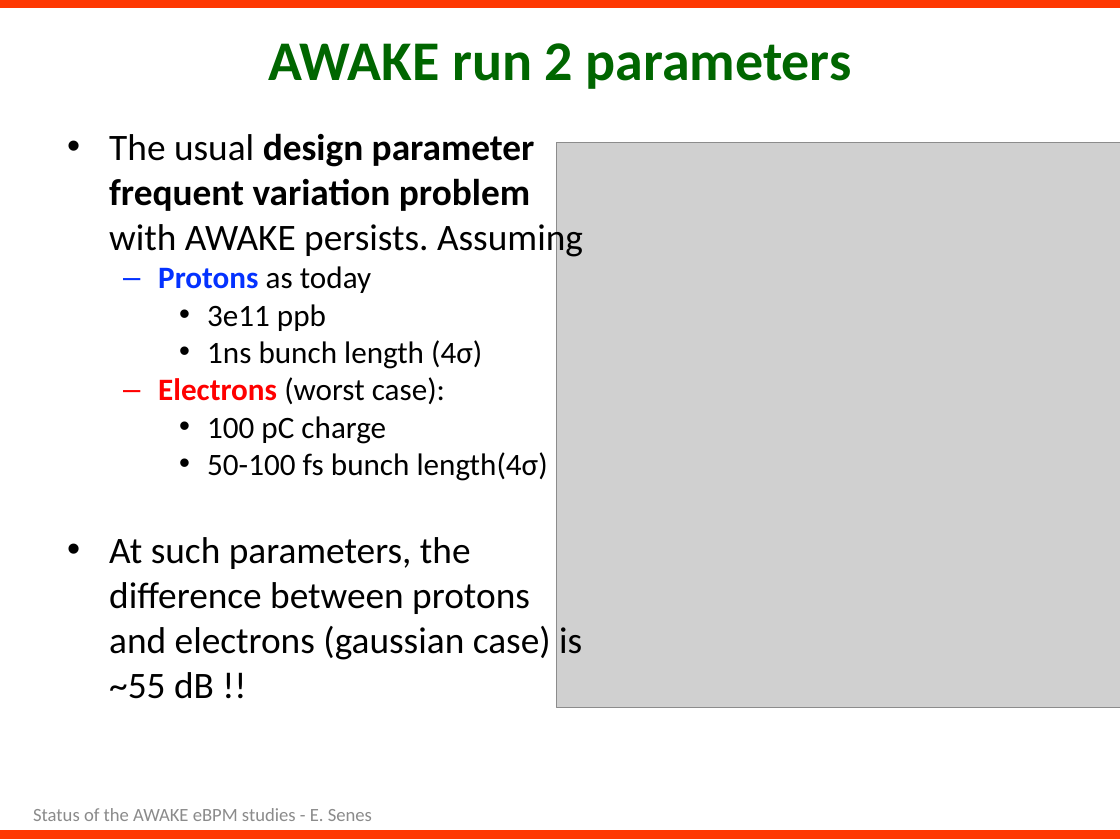
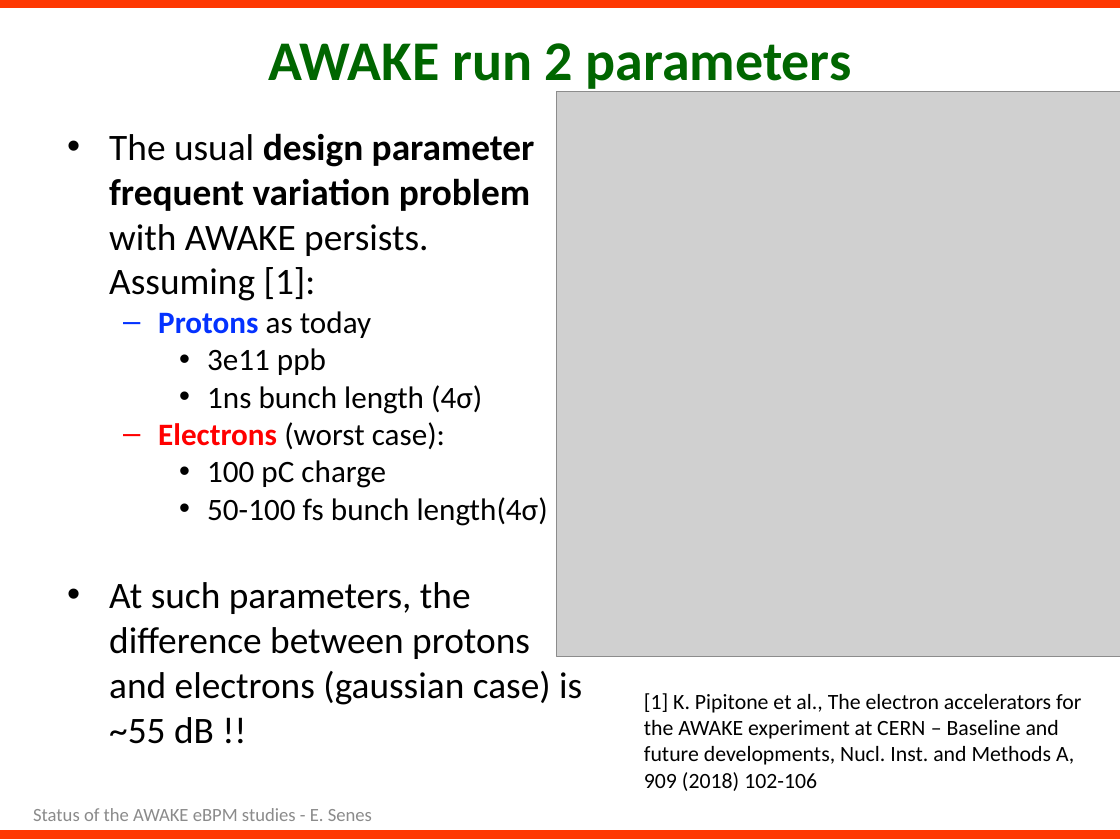
Before and after one commit to esenes/AWAKE-BPMs-tests, a slide deck: slide 8 of Presentations/eBPM-measurements-Mar2019.pptx (slide 7 before the commit). Drawn at 1120x840 pixels with LibreOffice and Linux fonts; fonts in the diff are those of the drawing; grey boxes stand for pictures. Boxes give left, top, right and bottom in pixels: in the first picture for what was removed or moved away, otherwise in the second. Text is boxed around its words. In the diff, an @@ line names an element or a change of style, - is before the commit and + after.

```diff
--- a/Presentations/eBPM-measurements-Mar2019.pptx
+++ b/Presentations/eBPM-measurements-Mar2019.pptx
@@ picture: place and size @@
-picture at [557, 142, 1120, 707]
+picture at [557, 92, 1120, 656]
@@ text at [109, 133, 535, 301]: text changed @@
-• The usual design parameter frequent variation problem with AWAKE persists. Assuming
+• The usual design parameter frequent variation problem with AWAKE persists.
+  Assuming [1]:
@@ text added at [644, 693, 1081, 791], 14 pt, text #000000 @@
+[1] K. Pipitone et al., The electron accelerators for the AWAKE experiment at CERN – Baseline and future developments, Nucl. Inst. and Methods A, 909 (2018) 102-106
```
Also in this commit, not shown: 10 other slides changed, 8 slides added, 18 other files.
